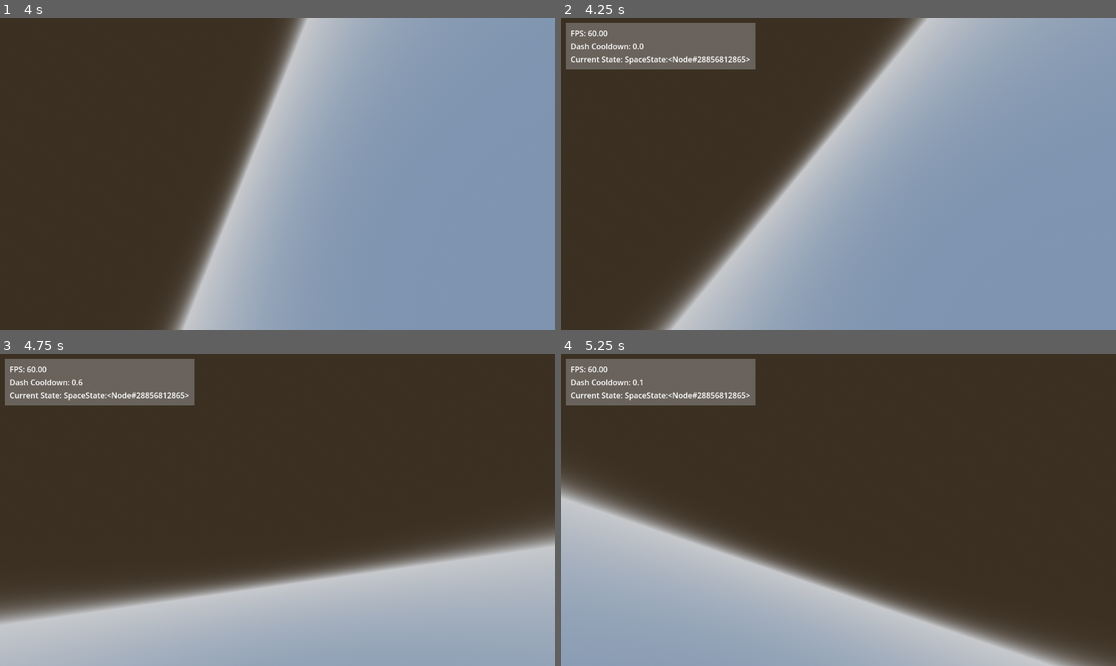
Above: before the commit, frames 1-4 (two rows, left to right).
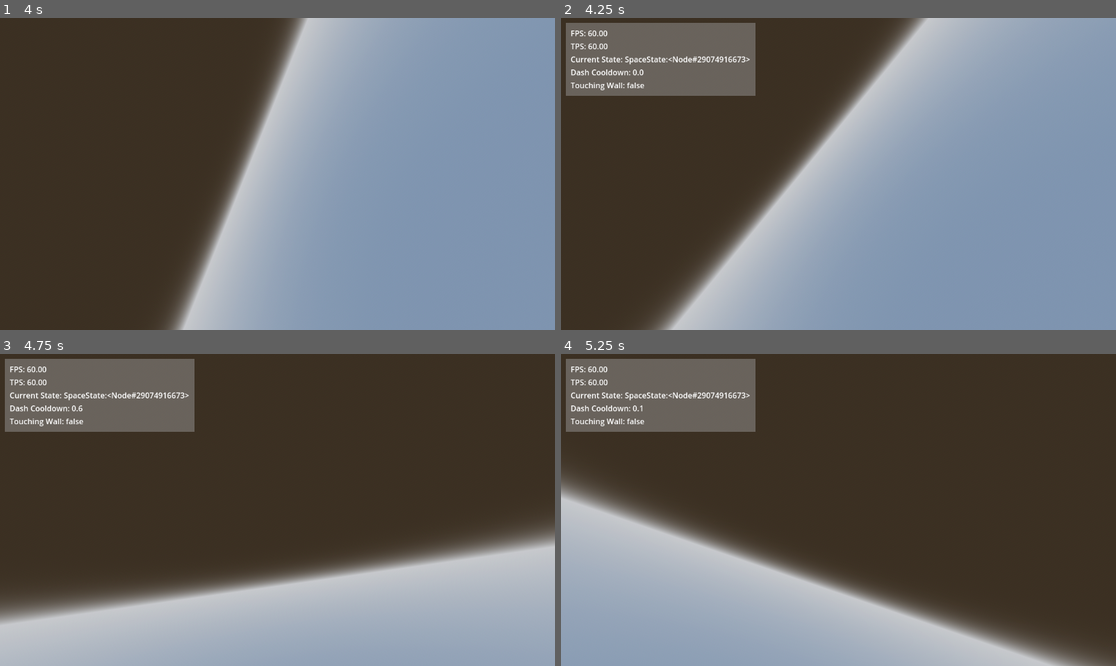
Above: after the commit, the same moments.

Repository: popsiiicle/spacegame
Game: Godot game, scene res://Scenes/3dlevel.tscn
Same seed, same stepped clock (60 frames per second), same inputs: the game is played once before the commit and once after it.
Inputs (mouse positions are in pixels of both pictures, inside the frame that each line leads up to):
- Up to frame 1 (4 s): tap Enter at 0.5, 2 s; move the mouse to (399, 158) at 0.52 s; hold D (right) 0.53-1.28 s; tap Ctrl (crouch) at 0.6, 3.6 s; click (399, 158) at 0.67 s; tap Space (jump) at 0.77, 1.25, 1.52, 3.02, 3.77 s; move the mouse to (249, 174) at 1.27 s; hold W (forward) from 1.28 s (still down); tap Shift (dash) at 1.35 s; move the mouse to (288, 167) at 2.02 s; hold Q (rotate_l) 2.03-2.78 s; move the mouse to (271, 180) at 2.77 s; tap E (rotate_r) at 2.85 s; move the mouse to (316, 177) at 3.52 s
- Up to frame 2 (4.25 s): keep holding W (forward); tap F1 (debug) at 4.15 s
- Up to frame 3 (4.75 s): keep holding W (forward); move the mouse to (233, 506) at 4.27 s; tap Shift (dash) at 4.35 s; tap Space (jump) at 4.52 s
- Up to frame 4 (5.25 s): keep holding W (forward); move the mouse to (844, 510) at 5.02 s; hold Q (rotate_l) from 5.03 s (still down)

Frame 1 is identical in both runs. In frame 2, 3.1% of the frame differs, in the area x 0-36%, y 8-25%; in frame 3, 3.1%; in frame 4, 3.1%.

Commit message:
Added TPS
Added TPS, added comments to constants in player.gd

Diff:
--- a/Scripts/debug_panel.gd
+++ b/Scripts/debug_panel.gd
@@ -1,6 +1,7 @@
 extends PanelContainer
 
-var fps : String
+var fps : String ## Frames per second the game is displaying
+var tps : String ## Tick rate of the physics engine
 @onready var property_container = %VBoxContainer
 
 func _ready():
@@ -11,12 +12,16 @@
 
 #toggle debug panel
 
+#FPS
 func _process(delta):
 	if visible:
-
 		fps = "%.2f" % (1.0/delta)
 		add_property("FPS",fps,0)
 
+func _physics_process(delta):
+	if visible:
+		tps = "%.2f" % (1.0/delta)
+		add_property("TPS",tps,0.5)
 func _input(event):
 	if event.is_action_pressed("debug"):
 		visible = !visible
--- a/Scripts/player.gd
+++ b/Scripts/player.gd
@@ -92,8 +92,7 @@
 	var dashcdstr = "%.1f" % dashcd.time_left
 	gvars.debug.add_property("Dash Cooldown",dashcdstr,1)
 
-	## Detects if the character is touching an object.  Exported to state machine
-	var touching_surface = is_on_ceiling() or is_on_floor() or is_on_wall()
+	gvars.debug.add_property("Touching Wall",is_on_wall(),5)
 
 	#gets input direction in 3d and constrained to 2d
 	var input_dir = get_vector3("left", "right", "crouch", "jump","forward","back")
